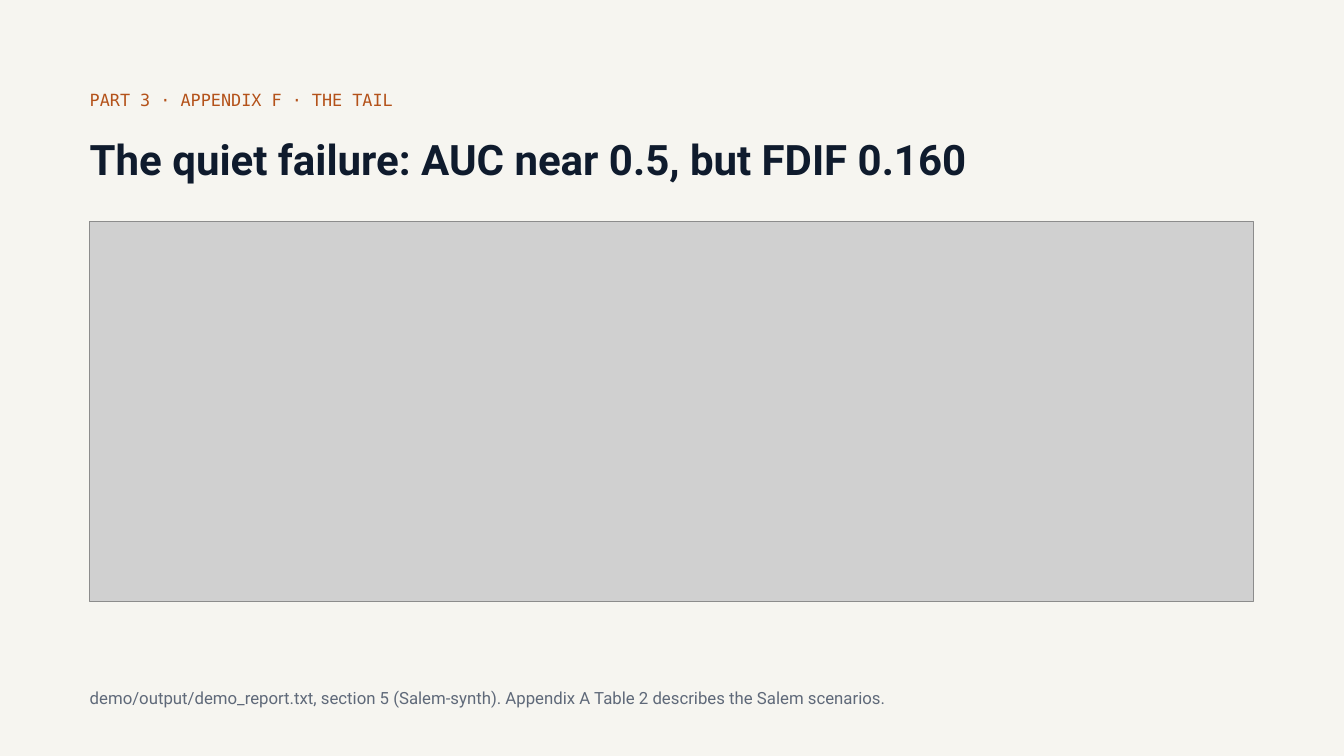
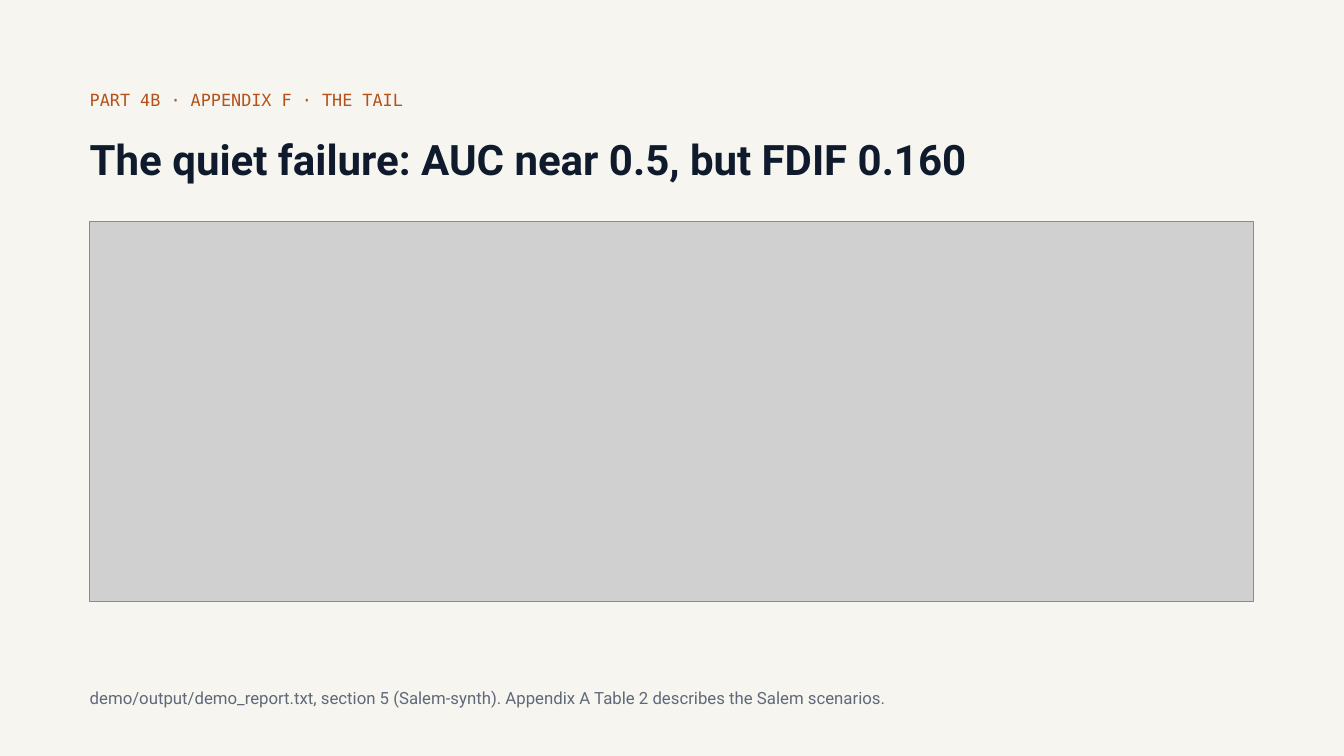
Before and after one commit to olonok69/graimatter_ML, a slide deck: slide 41 of docs/Adversarial_ML.pptx (slide 29 before the commit). Drawn at 1344x756 pixels with LibreOffice and Linux fonts; fonts in the diff are those of the drawing; grey boxes stand for pictures. Boxes give left, top, right and bottom in pixels: in the first picture for what was removed or moved away, otherwise in the second. Text is boxed around its words. In the diff, an @@ line names an element or a change of style, - is before the commit and + after.

Commit message:
Reorganise deck and guides for the video series
The deck grows to 53 slides with new slides for the NIST classes (part 4a
and 4b). The technical guide and presenter guide follow the four parts of
the series; Appendix B moves into Part 4 (sections 12-22) and a new
Appendix A maps guide, slides, videos and demos. Section references in the
README and the demo guides follow the new numbering.

```diff
--- a/docs/Adversarial_ML.pptx
+++ b/docs/Adversarial_ML.pptx
@@ text at bbox=[90, 93, 402, 106]: text changed @@
-PART 3 · APPENDIX F · THE TAIL
+PART 4B · APPENDIX F · THE TAIL
```
Also in this commit, not shown: 15 other slides changed, 12 slides added, 8 other files.
